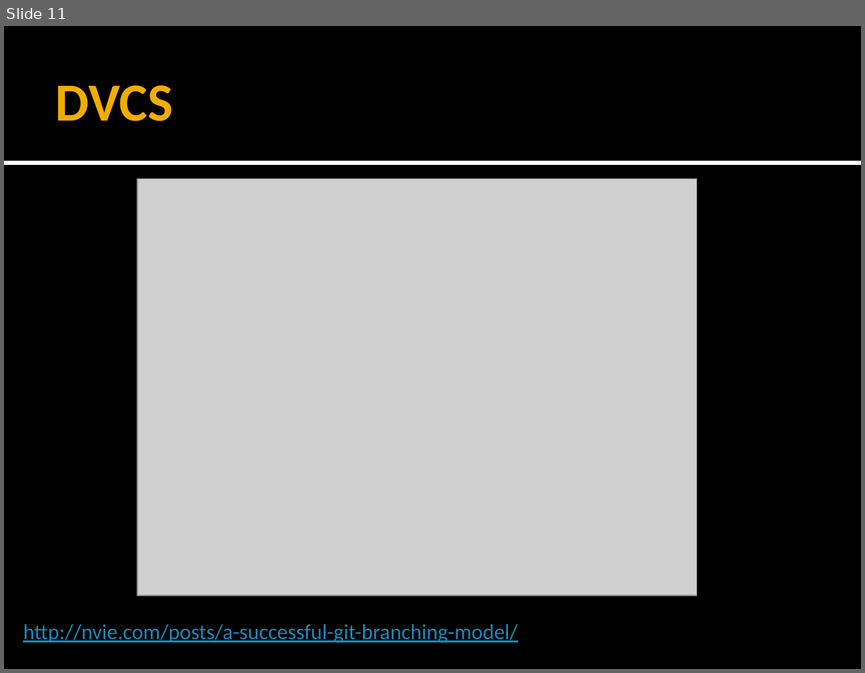
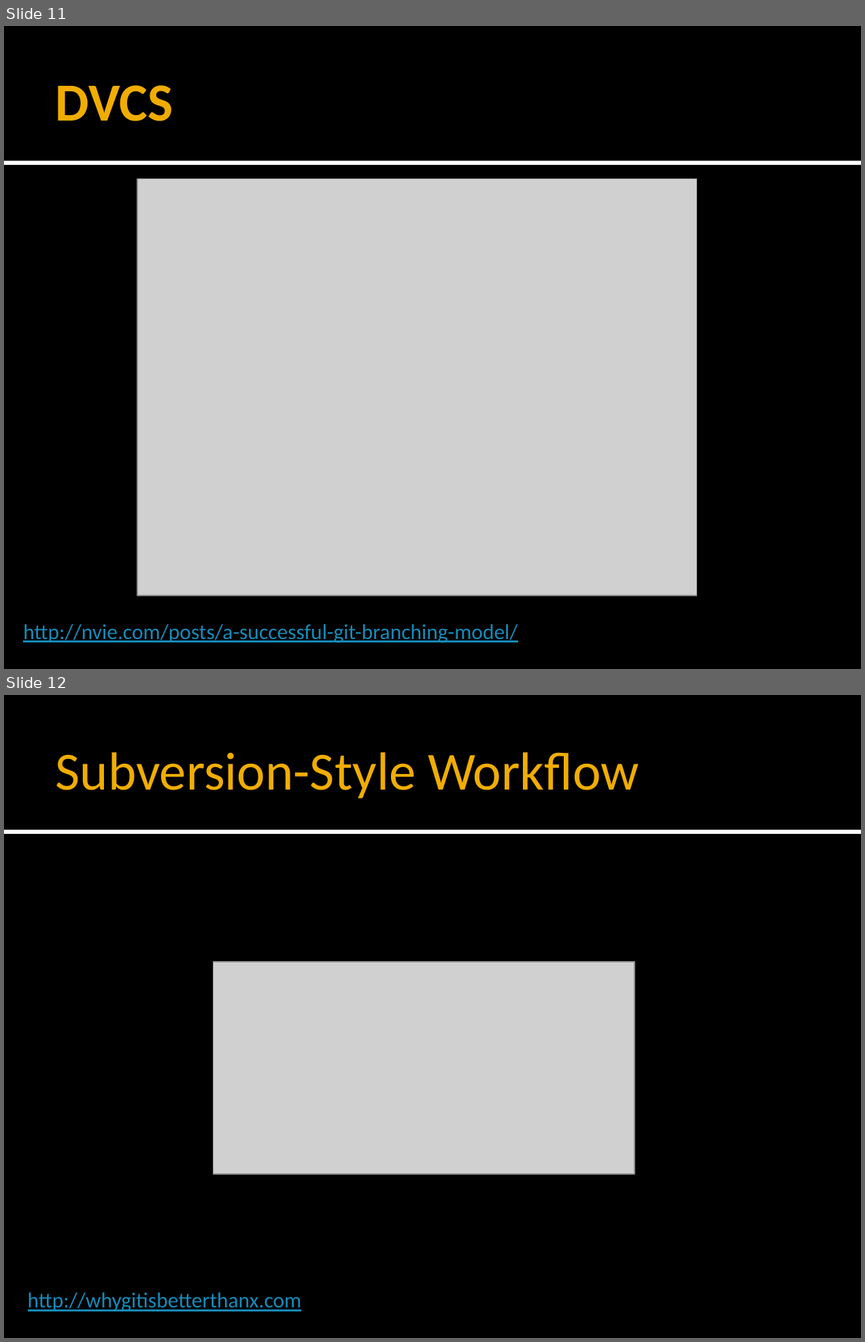
Before and after one commit to forki/GitTalk, a slide deck: GitTalk.pptx. Shown one above the other, each under a label of ours: slide 11 before the commit, slides 11 and 12 after it. The pictures are 865x673 and 865x1342 pixels, drawn with LibreOffice and Linux fonts; fonts in the diff are those of the drawing; grey boxes stand for pictures. Boxes give left, top, right and bottom in pixels: in the first picture for what was removed or moved away, otherwise in the second. Text is boxed around its words. In the diff, an @@ line names an element or a change of style, - is before the commit and + after.

```diff
--- a/GitTalk.pptx
+++ b/GitTalk.pptx
@@ slide 12 added at box(4, 695, 861, 1338), background #000000; not listed: 2 template elements that a slide beside it also shows @@
@@ title added at box(56, 752, 639, 798), 45 pt, text #F0AD00 @@
+Subversion-Style Workflow
@@ picture added at box(213, 962, 634, 1174) @@
@@ text added at box(28, 1292, 302, 1311), 18 pt, text #168BBA, underline @@
+http://whygitisbetterthanx.com
```
Also in this commit, not shown: 1 slide changed, 2 other slides added, 3 other files.
